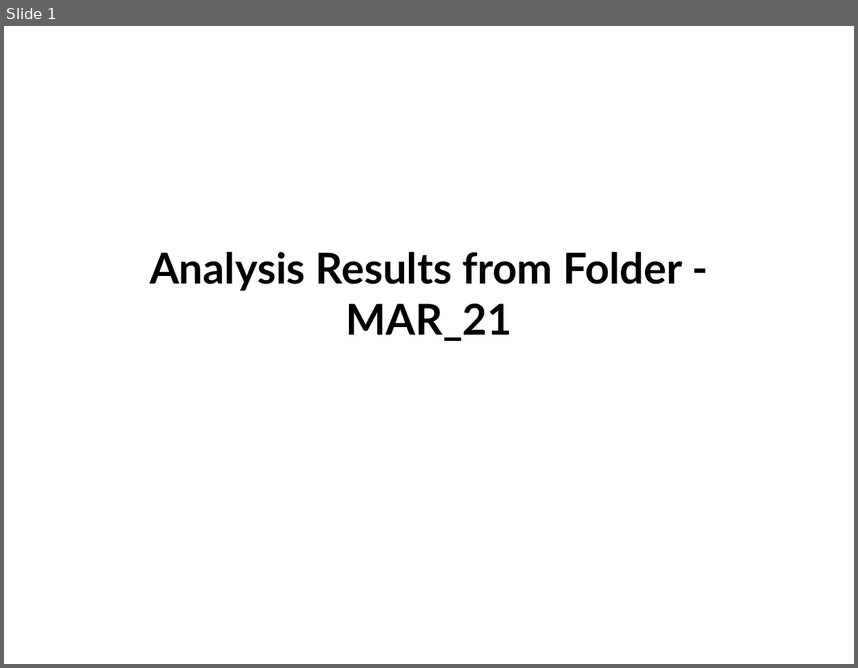
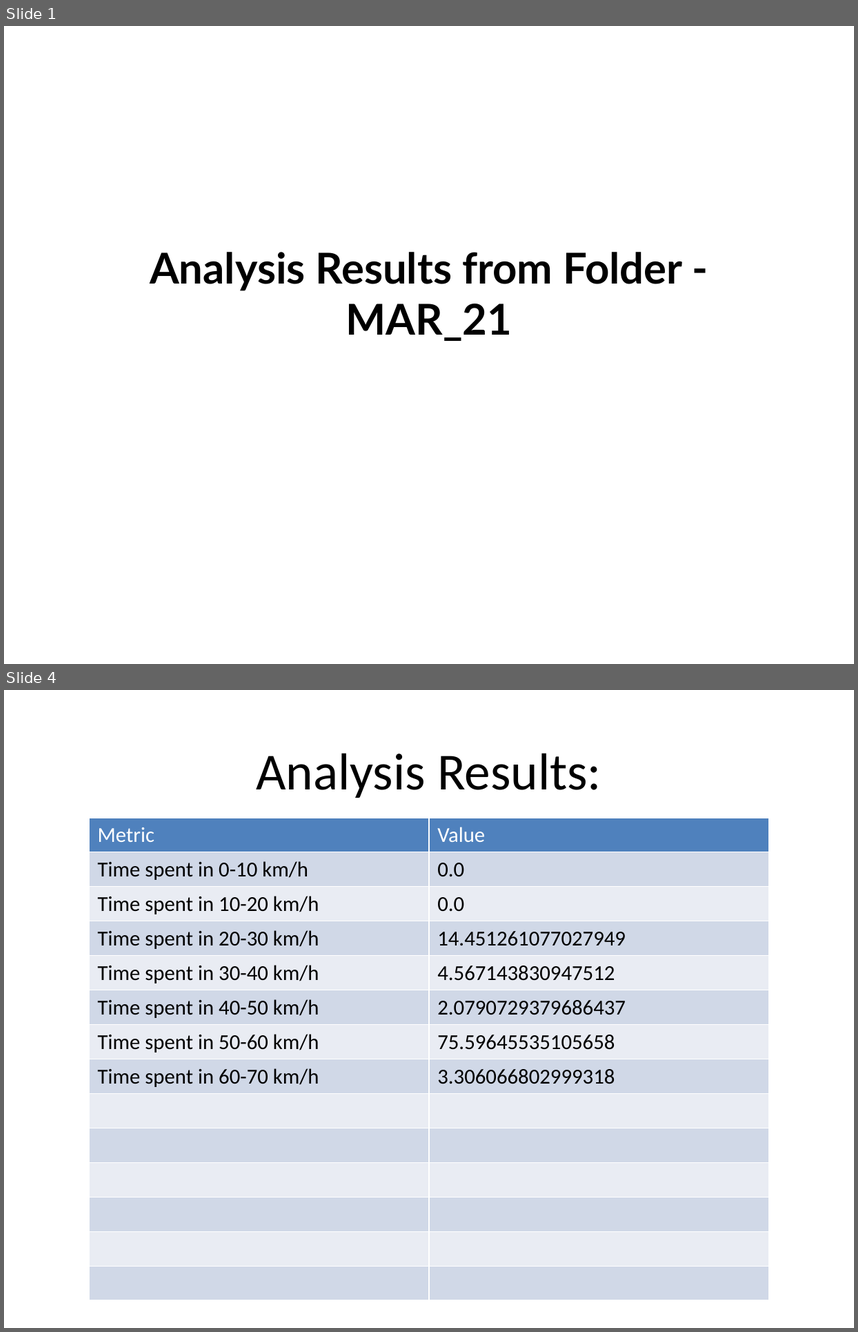
Before and after one commit to annmonrajijames/Automationdashboard, a slide deck: Automationdashboard/MAIN_FOLDER/MAR_21/analysis_MAR_21.pptx. Shown one above the other, each under a label of ours: slide 1 before the commit, slides 1 and 4 after it; the slides between them are not shown. The pictures are 858x668 and 858x1332 pixels, drawn with LibreOffice and Linux fonts; fonts in the diff are those of the drawing. Boxes give left, top, right and bottom in pixels: in the first picture for what was removed or moved away, otherwise in the second. Text is boxed around its words. In the diff, an @@ line names an element or a change of style, - is before the commit and + after.

```diff
--- a/Automationdashboard/MAIN_FOLDER/MAR_21/analysis_MAR_21.pptx
+++ b/Automationdashboard/MAIN_FOLDER/MAR_21/analysis_MAR_21.pptx
@@ slide 4 added at [4, 690, 854, 1328], background #FFFFFF @@
@@ title added at [256, 753, 602, 798], 44 pt, text #000000 @@
+Analysis Results:
@@ table added at [89, 818, 769, 1243], 14 rows, 2 columns @@
+Metric | Value
+Time spent in 0-10 km/h | 0.0
+Time spent in 10-20 km/h | 0.0
+Time spent in 20-30 km/h | 14.451261077027949
+Time spent in 30-40 km/h | 4.567143830947512
+Time spent in 40-50 km/h | 2.0790729379686437
+Time spent in 50-60 km/h | 75.59645535105658
+Time spent in 60-70 km/h | 3.306066802999318
+ | 
+ | 
+ | 
+ | 
+ | 
+ | 
```
Also in this commit, not shown: 1 slide changed, 1 other slide added, 1 other file.
